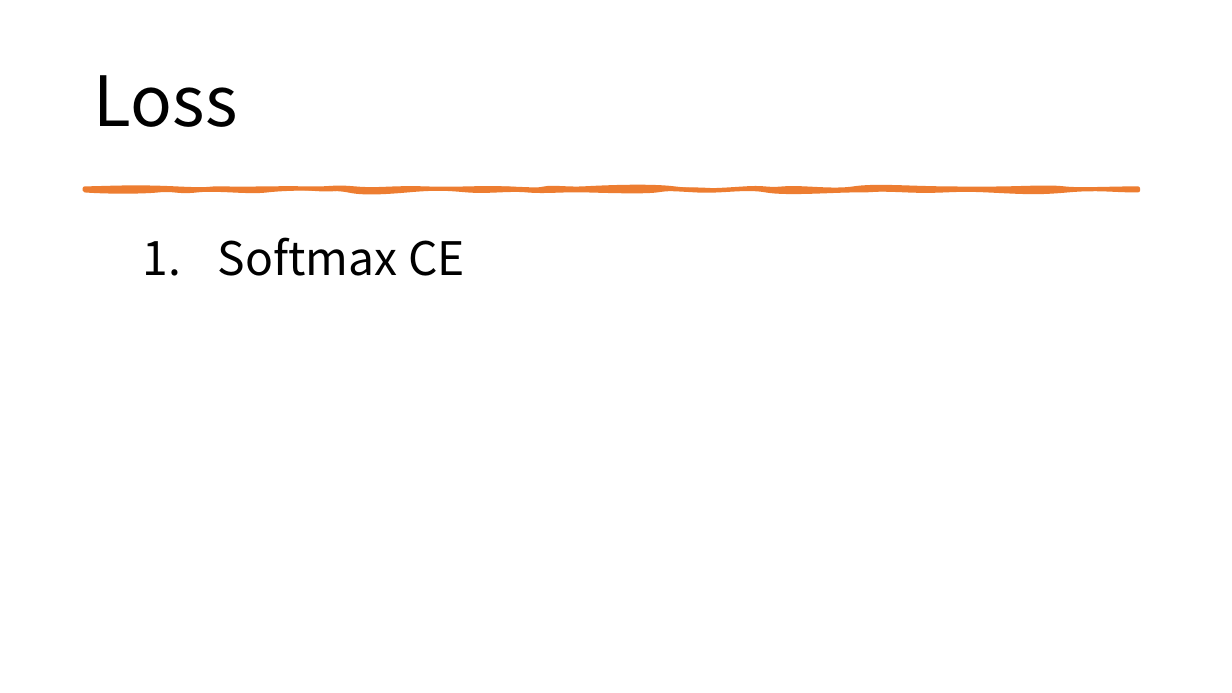
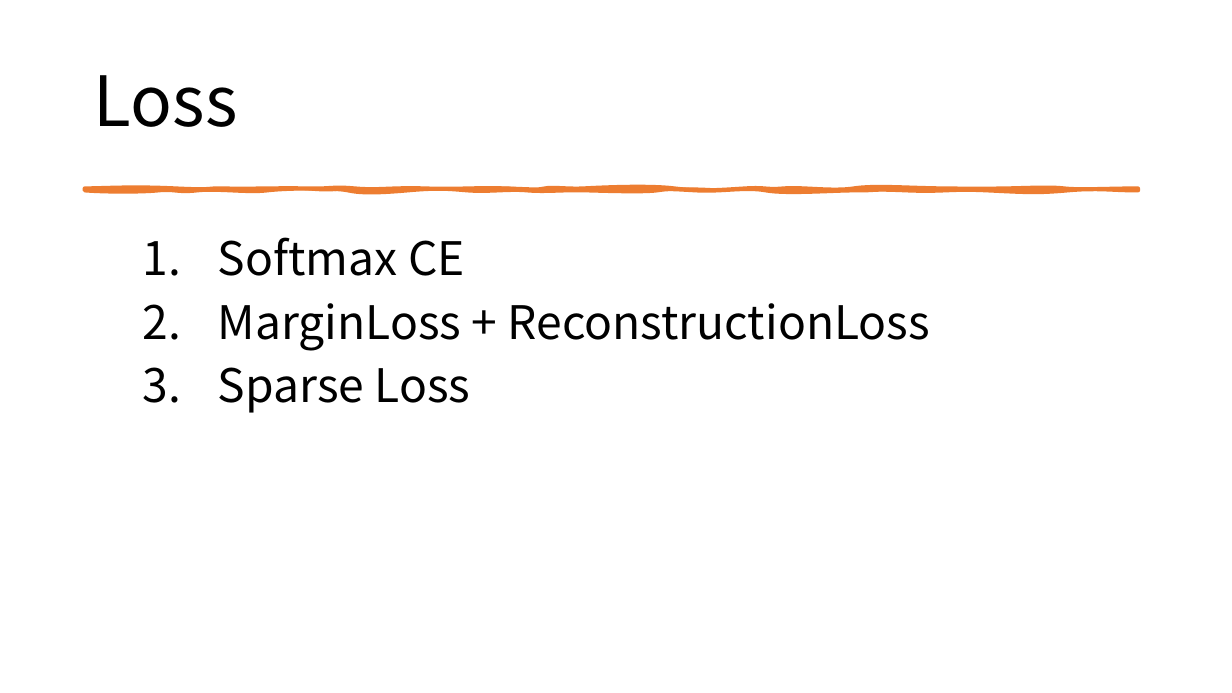
Before and after one commit to yanren1/DLFCCP_Task3, a slide deck: slide 10 of ties4911-task03-YanrenQu.pptx. Drawn at 1232x693 pixels with LibreOffice and Linux fonts; fonts in the diff are those of the drawing. Boxes give left, top, right and bottom in pixels: in the first picture for what was removed or moved away, otherwise in the second. Text is boxed around its words. In the diff, an @@ line names an element or a change of style, - is before the commit and + after.

```diff
--- a/ties4911-task03-YanrenQu.pptx
+++ b/ties4911-task03-YanrenQu.pptx
@@ text at [218, 303, 930, 413]: paragraphs added @@
+2. MarginLoss + ReconstructionLoss
+3. Sparse Loss
```
Also in this commit, not shown: 3 other slides changed, 1 slide added, 4 other files.
